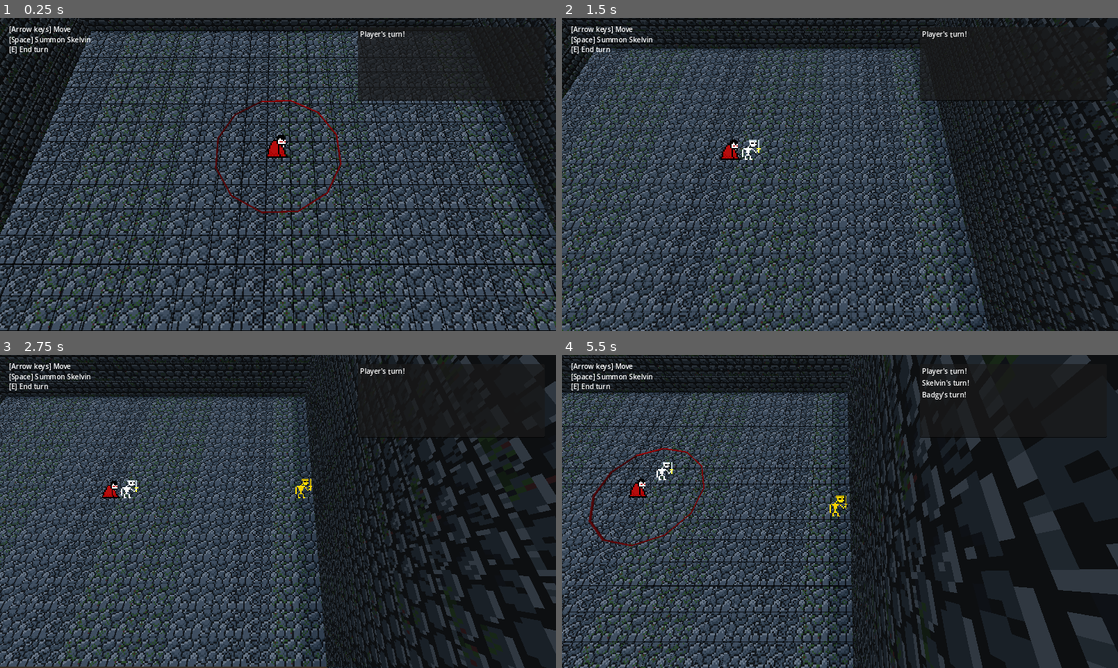
Above: before the commit, frames 1-4 (two rows, left to right).
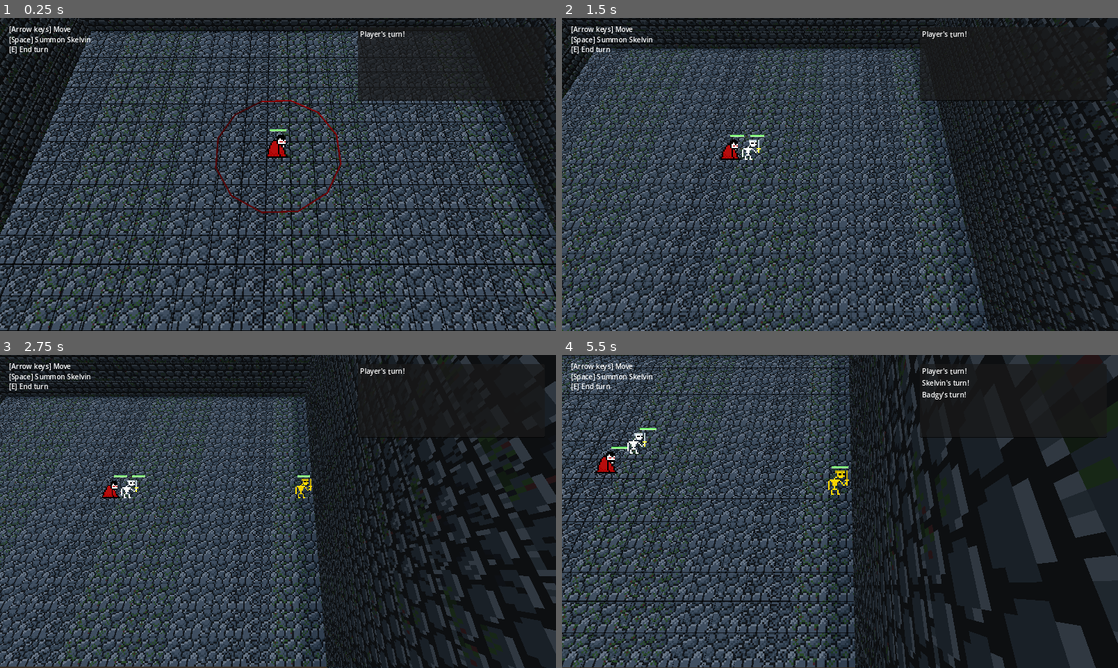
Above: after the commit, the same moments.

Repository: FlamingRat/ldjam55
Game: Godot game, scene res://levels/overworld.tscn
Two runs of this game, one before a commit and one after it. Both use one fixed random seed, a clock stepped at 60 frames per second and the inputs below.
Inputs:
- Up to frame 1 (0.25 s): no input
- Up to frame 2 (1.5 s): tap Enter (ui_accept) at 0.5, 0.77 s; hold Right (ui_right) 0.53-1.28 s; tap E (end_turn) at 0.6, 1.35 s; hold Down (ui_down) from 1.28 s (still down)
- Up to frame 3 (2.75 s): tap Enter (ui_accept) at 1.52 s; release Down (ui_down) at 2.03 s; hold Right (ui_right) from 2.03 s (still down); tap E (end_turn) at 2.1 s
- Up to frame 4 (5.5 s): release Right (ui_right) at 2.78 s; hold Up (ui_up) 2.78-3.53 s; tap E (end_turn) every 0.75 s from 2.85 to 5.1 s; tap Enter (ui_accept) at 3.02, 3.77, 4.52 s; hold Left (ui_left) 3.53-5.03 s; hold Down (ui_down) from 5.03 s (still down)

The runs differ from the first frame. In frame 1, less than 0.1% of the frame differs, in the area x 48-52%, y 35-37%; in frame 2, less than 0.1%; in frame 3, less than 0.1%; in frame 4, 46%, in the area x 0-100%, y 0-100%.

Commit message:
Fix health bars and movement decision

Diff:
--- a/common/character_movement_controller.gd
+++ b/common/character_movement_controller.gd
@@ -51,7 +51,7 @@
 
 func movement_allowed(direction: Vector3):
 	if not collision_detector:
-		print('Warn: Collision detector missing at ', self)
+		printerr('Warn: Collision detector missing at ', self)
 		return true
 
 	collision_detector.global_position = get_parent().global_position
--- a/common/health_bar.tscn
+++ b/common/health_bar.tscn
@@ -13,7 +13,7 @@
 
 [node name="HealthBar" type="Sprite3D"]
 transform = Transform3D(1, 0, 0, 0, 1, 0, 0, 0, 1, 2.08165e-12, 2.08165e-12, 2.08165e-12)
-offset = Vector2(2.08165e-12, -8)
+offset = Vector2(0, 20)
 pixel_size = 0.005
 billboard = 1
 fixed_size = true
--- a/enemies/badgy.gd
+++ b/enemies/badgy.gd
@@ -7,6 +7,7 @@
 @onready var movement := $CharacterMovementController
 @onready var wander := $WanderMovement
 @onready var alignment := $Alignment
+@export var movement_speed: int
 var faction_self: Alignment.Faction:
 	get:
 		return alignment.faction
@@ -14,27 +15,38 @@
 
 func _on_character_turn_listener_on_turn():
 	var attack_success = await attack_range.attack_any()
-	if attack_success:
-		GlobalEvents.end_turn()
+
+	for _loop in movement_speed:
+		await step()
+
+		if not attack_success:
+			attack_success = await attack_range.attack_any()
+
+	GlobalEvents.end_turn()
+
+
+func step():
+	for area in sight.get_overlapping_areas():
+		var body = area.get_parent()
+		var opp_alignment: Alignment = body.get_node('Alignment')
+		if opp_alignment and opp_alignment.faction == faction_self:
+			continue
+
+		var dir: Vector3 = (body.global_position - global_position).normalized()
+		var is_x = abs(dir.x) > abs(dir.z)
+		var mult = -1 if (dir.x if is_x else dir.z) < 0 else 1
+		var move_direction = (Vector3.RIGHT if is_x else Vector3.BACK) * mult
+
+		if movement.movement_allowed(move_direction):
+			movement.move(move_direction)
+		else:
+			wander.rand()
+
+		await get_tree().create_timer(0.4).timeout
 		return
 
-	for area in sight.get_overlapping_areas():
-		var body = area.get_parent()
-		print('detected ', body)
-		var opp_alignment: Alignment = body.get_node('Alignment')
-		if not opp_alignment or opp_alignment.faction != faction_self:
-			var dir: Vector3 = (body.global_position - global_position).normalized()
-			print(dir)
-			var is_x = abs(dir.x) > abs(dir.z)
-			var mult = -1 if (dir.x if is_x else dir.z) < 0 else 1
-			print(is_x, ' ', mult)
-			movement.move((Vector3.RIGHT if is_x else Vector3.BACK) * mult)
-			await get_tree().create_timer(0.4).timeout
-			GlobalEvents.end_turn()
-			return
-
 	wander.rand()
-	GlobalEvents.end_turn()
+	await get_tree().create_timer(0.4).timeout
 
 
 func _on_health_health_depleted():
--- a/enemies/badgy.tscn
+++ b/enemies/badgy.tscn
@@ -128,6 +128,7 @@
 
 [node name="Badgy" type="Node3D"]
 script = ExtResource("1_48qu0")
+movement_speed = 4
 
 [node name="Sprite3D" type="Sprite3D" parent="."]
 transform = Transform3D(1, 0, 0, 0, 1, 0, 0, 0, 1, 0, 0.5, 0)
--- a/levels/camera.gd
+++ b/levels/camera.gd
@@ -35,7 +35,7 @@
 
 
 func allow_next_turn(unit = null):
-	if unit and not unit.is_queued_for_deletion():
+	if weakref(unit).get_ref() and not unit.is_queued_for_deletion():
 		follow = unit
 
 	GlobalEvents.start_turn()
--- a/levels/overworld.tscn
+++ b/levels/overworld.tscn
@@ -169,7 +169,6 @@
 transform = Transform3D(1, 0, 0, 0, 1, 0, 0, 0, 1, 10, 0, 0)
 script = ExtResource("3_r3tab")
 spawn = ExtResource("3_qrpkt")
-spawn_cooldown = 1
 
 [node name="CharacterTurnListener" type="Node" parent="Spawner"]
 script = ExtResource("5_6jcuj")
--- a/summons/skelvin.gd
+++ b/summons/skelvin.gd
@@ -8,8 +8,10 @@
 
 func _on_character_turn_listener_on_turn():
 	var attack_success = await attack_range.attack_any()
+
+	await movement.rand()
 	if not attack_success:
-		await movement.rand()
+		await attack_range.attack_any()
 
 	GlobalEvents.end_turn()
 
